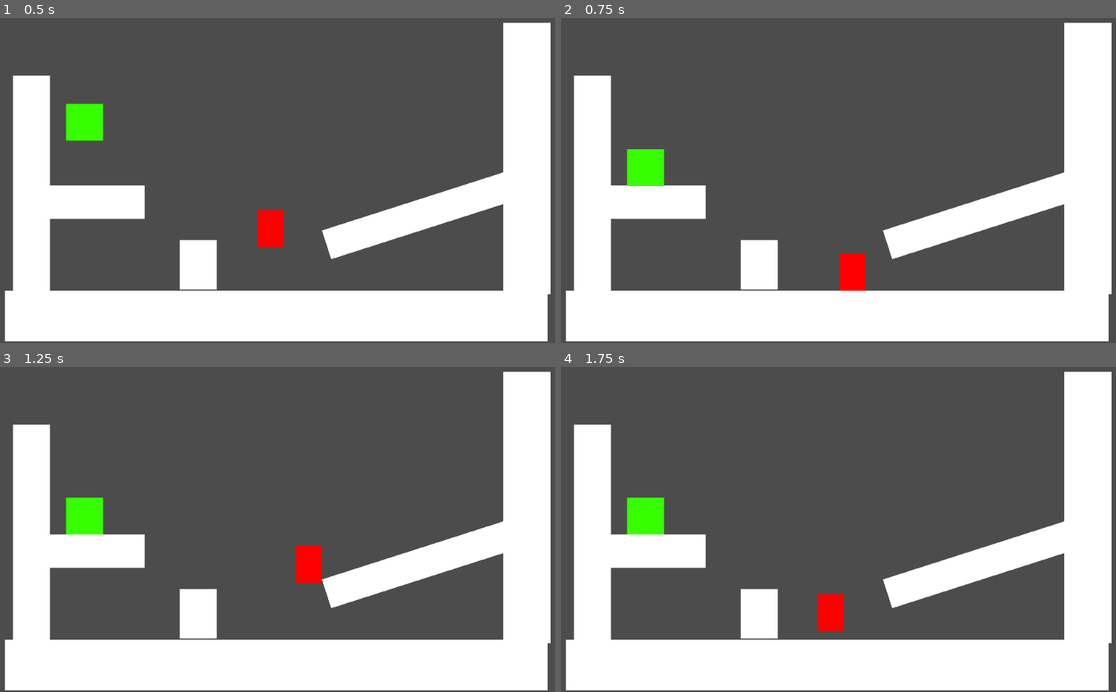
Above: before the commit, frames 1-4 (two rows, left to right).
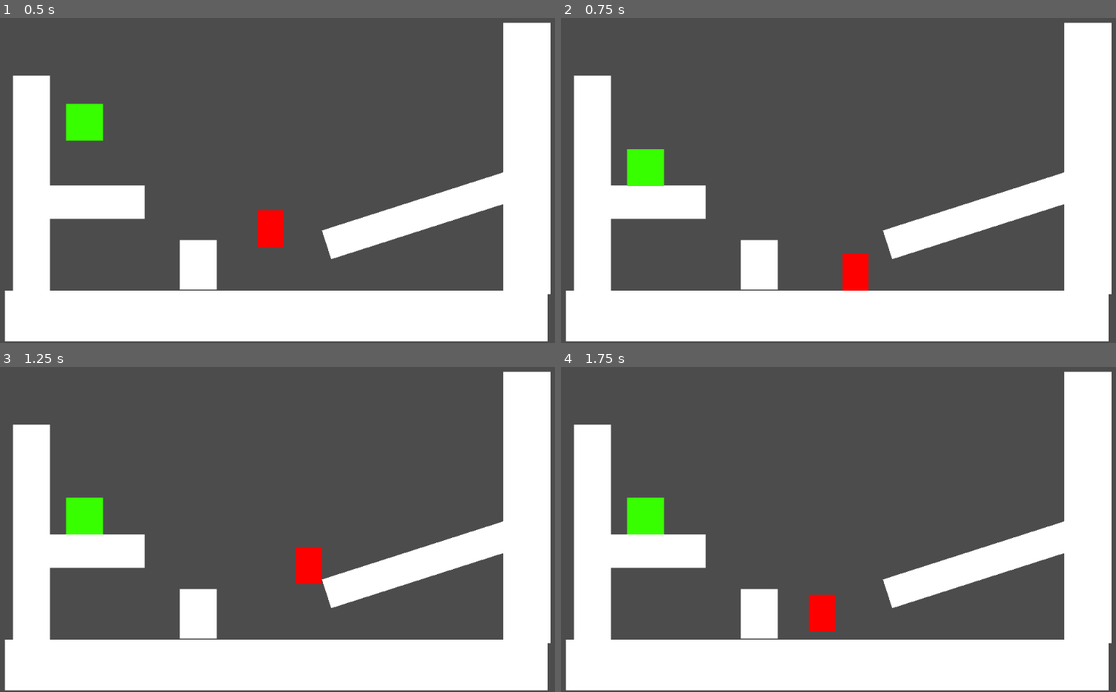
Above: after the commit, the same moments.

Repository: vanjac/wi22jam
Game: Godot game, scene res://placeholder/testlevel.tscn
Same seed, same stepped clock (60 frames per second), same inputs: the game is played once before the commit and once after it. The project has no main scene, so this scene is started directly.
Inputs:
- Up to frame 1 (0.5 s): no input
- Up to frame 2 (0.75 s): hold D (right) from 0.53 s (still down)
- Up to frame 3 (1.25 s): keep holding D (right); tap Space (jump) at 0.77 s
- Up to frame 4 (1.75 s): release D (right) at 1.28 s; hold A (left) from 1.28 s (still down); tap Space (jump) at 1.52 s

Frame 1 is identical in both runs. In frame 2, 0.1% of the frame differs, in the area x 50-56%, y 72-84%; in frame 3, less than 0.1%; in frame 4, 0.4%, in the area x 44-51%, y 69-82%.

Commit message:
fix walking

Diff:
--- a/player/Player.gd
+++ b/player/Player.gd
@@ -1,7 +1,7 @@
 extends KinematicBody2D
 
 const walk_speed = 250
-const walk_accel = 2000
+const walk_accel = 3000
 const walk_decel = 700
 const jump_speed = 400
 const coyote_time = 0.15
@@ -50,12 +50,12 @@
 		move_vec.y += gravity * delta
 
 	if walk != 0:
-		walk *= walk_speed
+		var walk_vel = walk * walk_speed
 		var accel = walk_accel * delta
-		if abs(walk - move_vec.x) > accel:
-			move_vec.x += sign(walk - move_vec.x) * accel
+		if abs(walk_vel - move_vec.x) > accel:
+			move_vec.x += sign(walk_vel - move_vec.x) * accel
 		else:
-			move_vec.x = walk
+			move_vec.x = walk_vel
 	else:
 		var decel = walk_decel * delta
 		if abs(move_vec.x) > decel:
@@ -70,3 +70,6 @@
 	on_ground = moved.y < move_vec.y
 	if was_on_ground and not on_ground:
 		time_since_left_ground = 0
+	# collision with wall
+	if abs(moved.x) < move_vec.x and sign(moved.x) == sign(move_vec.x):
+		move_vec.x = moved.x
